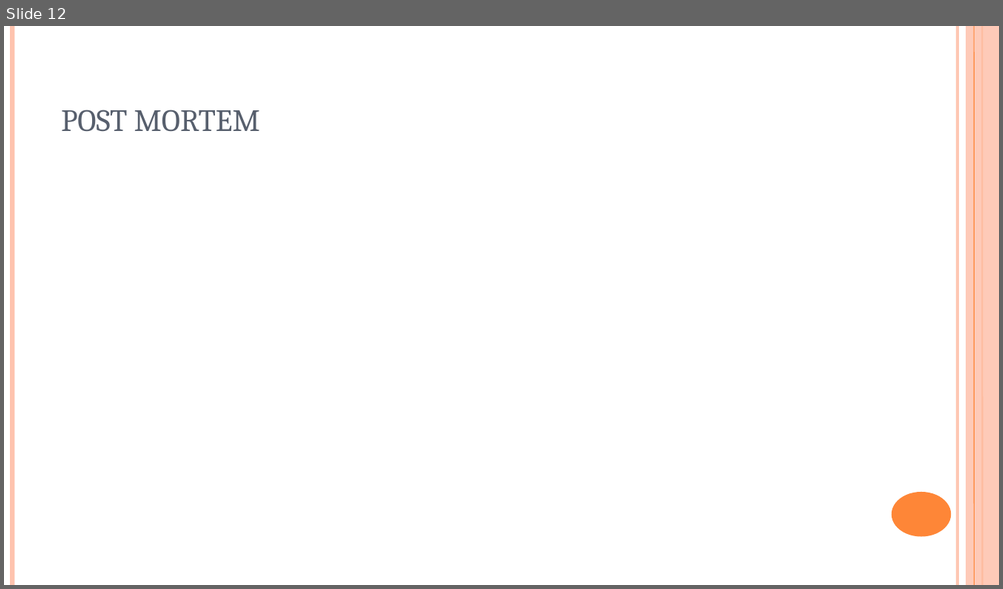
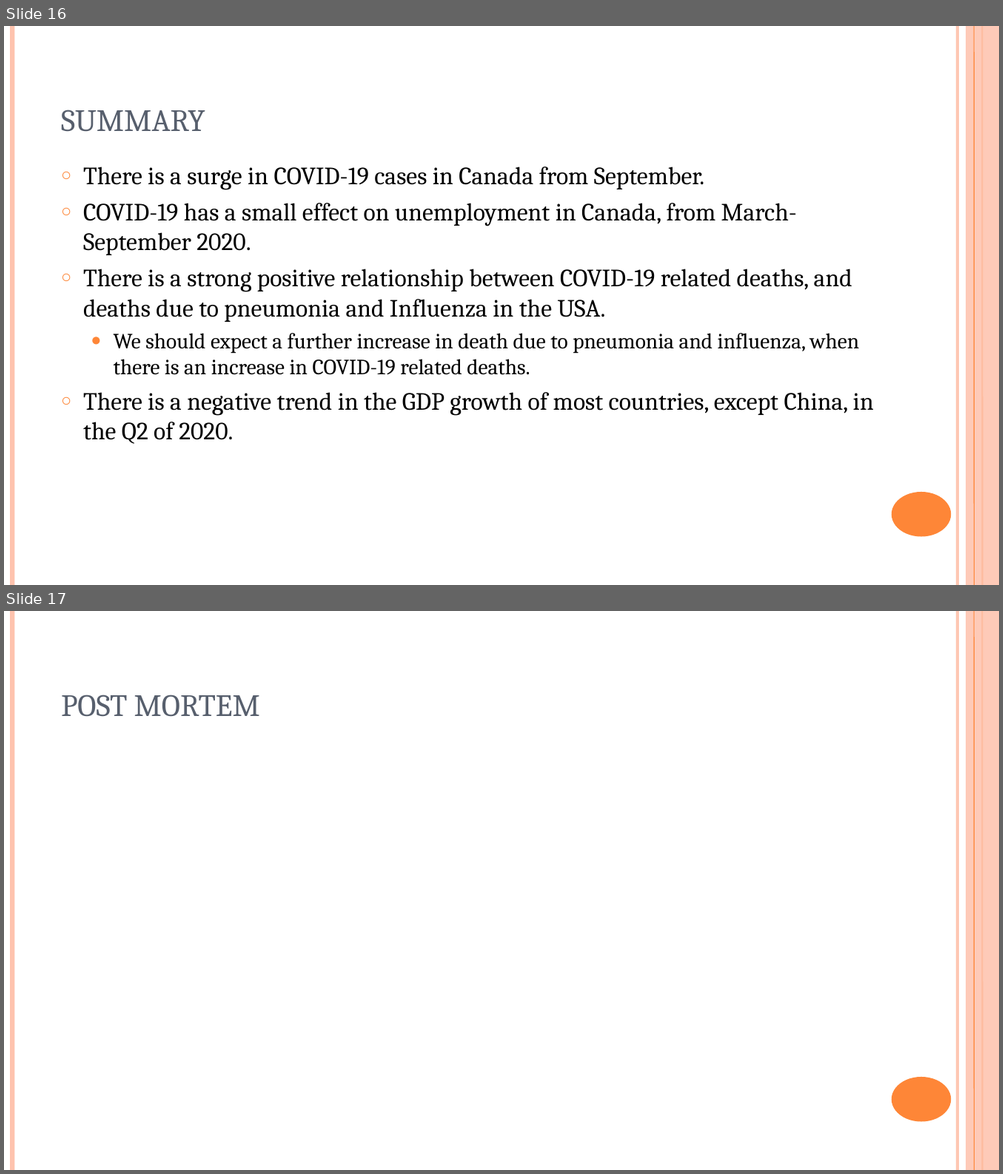
Before and after one commit to BunmiOlakanmi/Project, a slide deck: COVID-19 - analysis.ppt. Shown one above the other, each under a label of ours: slide 12 before the commit, slides 16 and 17 after it. The pictures are 1003x589 and 1003x1174 pixels, drawn with LibreOffice and Linux fonts; fonts in the diff are those of the drawing. Boxes give left, top, right and bottom in pixels: in the first picture for what was removed or moved away, otherwise in the second. Text is boxed around its words. In the diff, an @@ line names an element or a change of style, - is before the commit and + after.

```diff
--- a/COVID-19 - analysis.ppt
+++ b/COVID-19 - analysis.ppt
@@ slide 16 added at [4, 26, 999, 585], background #FFFFFF; not listed: 6 template elements that a slide beside it also shows @@
@@ title added at [61, 110, 205, 132], 30 pt, text #575F6D @@
+SUMMARY
@@ text added at [83, 167, 874, 444], 24 pt, text #000000 @@
+○ There is a surge in COVID-19 cases in Canada from September.
+○ COVID-19 has a small effect on unemployment in Canada, from March-September 2020.
+○ There is a strong positive relationship between COVID-19 related deaths, and deaths due to pneumonia and Influenza in the USA.
+  ● We should expect a further increase in death due to pneumonia and influenza, when there is an increase in COVID-19 related deaths.
+○ There is a negative trend in the GDP growth of most countries, except China, in the Q2 of 2020.
@@ what was slide 12 is now slide 17 @@
```
Also in this commit, not shown: 6 slides changed, 6 other slides added, 2 slides removed.
